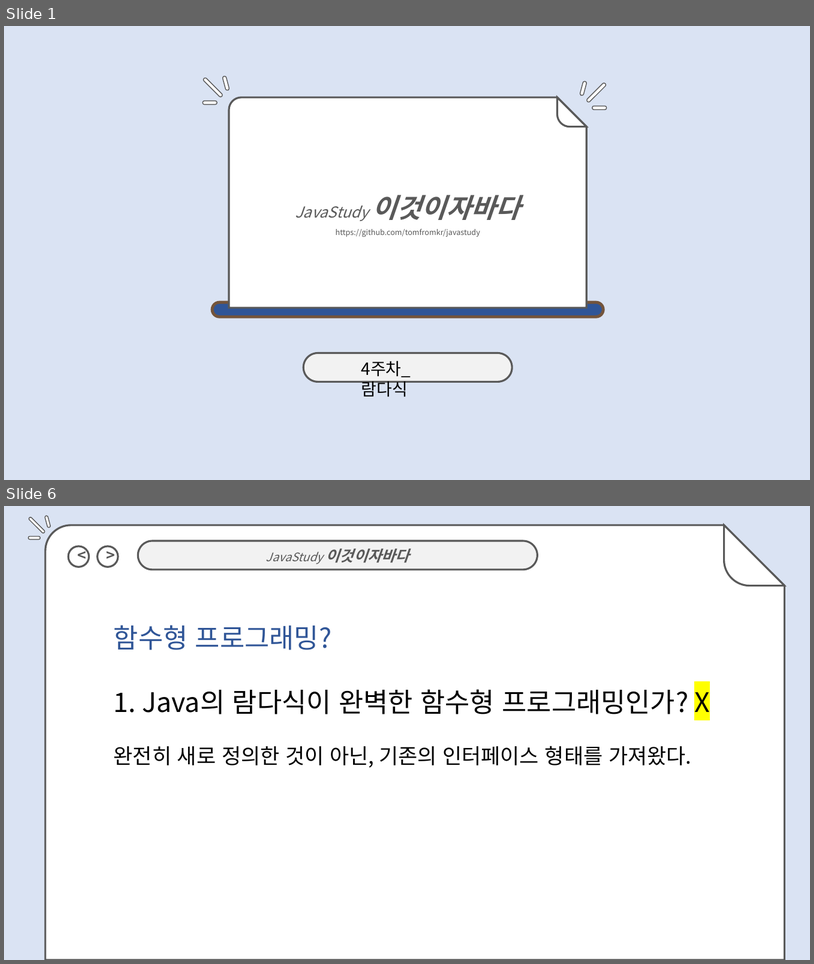
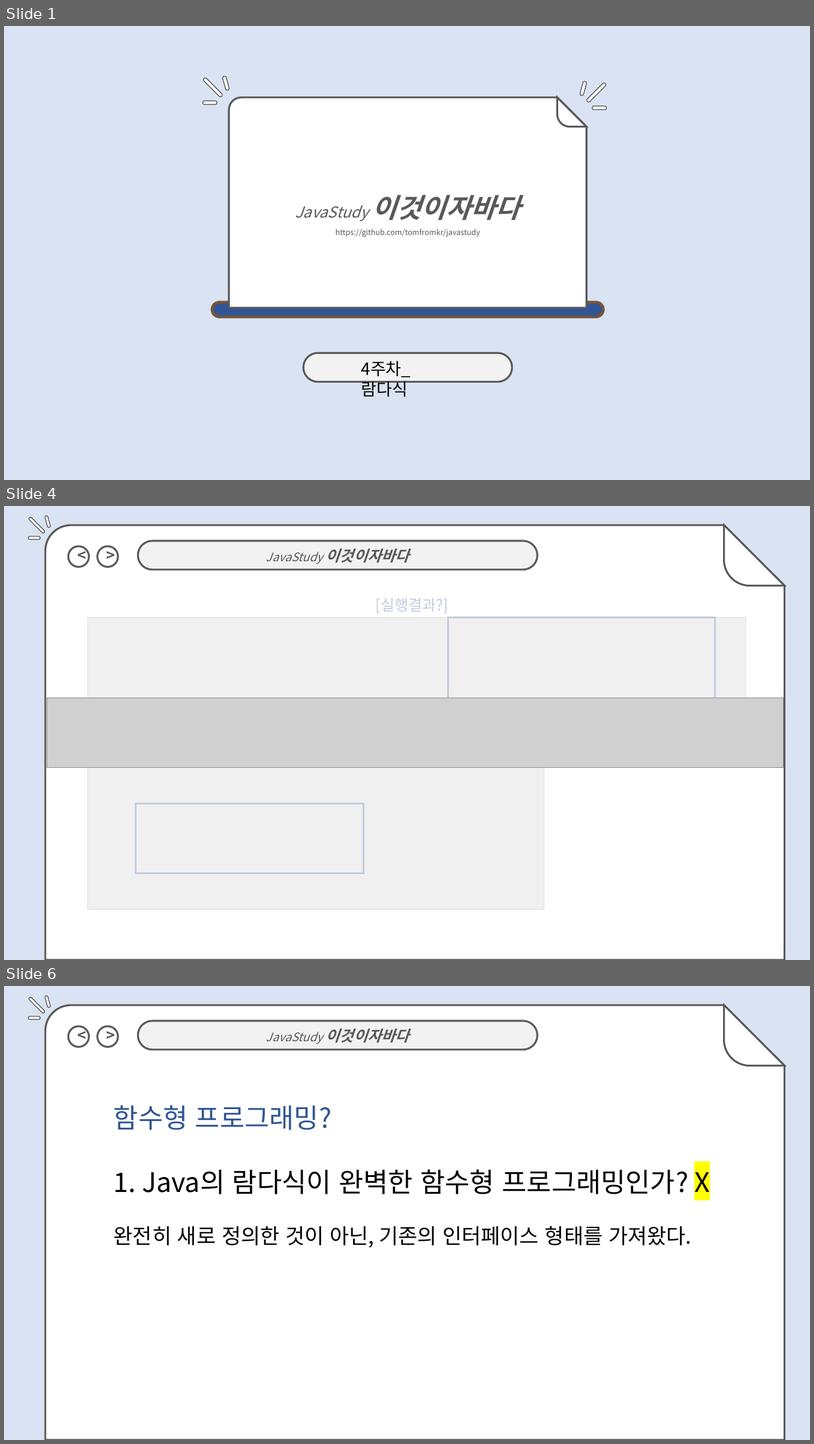
Before and after one commit to jihyyeshin/2019-1-Javastudy, a slide deck: 4주차/4.4 신지혜 발표자료.pptx. Shown one above the other, each under a label of ours: slides 1 and 6 before the commit, slides 1, 4 and 6 after it; the slides between them are not shown. The pictures are 814x964 and 814x1444 pixels, drawn with LibreOffice and Linux fonts; fonts in the diff are those of the drawing; grey boxes stand for pictures. Boxes give left, top, right and bottom in pixels: in the first picture for what was removed or moved away, otherwise in the second. Text is boxed around its words. In the diff, an @@ line names an element or a change of style, - is before the commit and + after.

```diff
--- a/4주차/4.4 신지혜 발표자료.pptx
+++ b/4주차/4.4 신지혜 발표자료.pptx
@@ slide 4 added at box(4, 506, 810, 960), background #DAE3F3; not listed: 8 template elements that a slide beside it also shows @@
@@ rectangle added at box(47, 592, 785, 948), fill #FFFFFF at 70% opacity @@
@@ text added at box(376, 598, 449, 613), 18 pt, text #2F5597 @@
+[실행결과?]
@@ picture added at box(88, 618, 545, 909) @@
@@ picture added at box(448, 618, 746, 719) @@
@@ rectangle added at box(448, 618, 715, 711), outline #2F5597 2.25 pt @@
@@ picture added at box(47, 698, 785, 768) @@
@@ rectangle added at box(135, 804, 364, 873), outline #2F5597 2.25 pt @@
```
Also in this commit, not shown: 8 slides changed, 1 slide removed.
